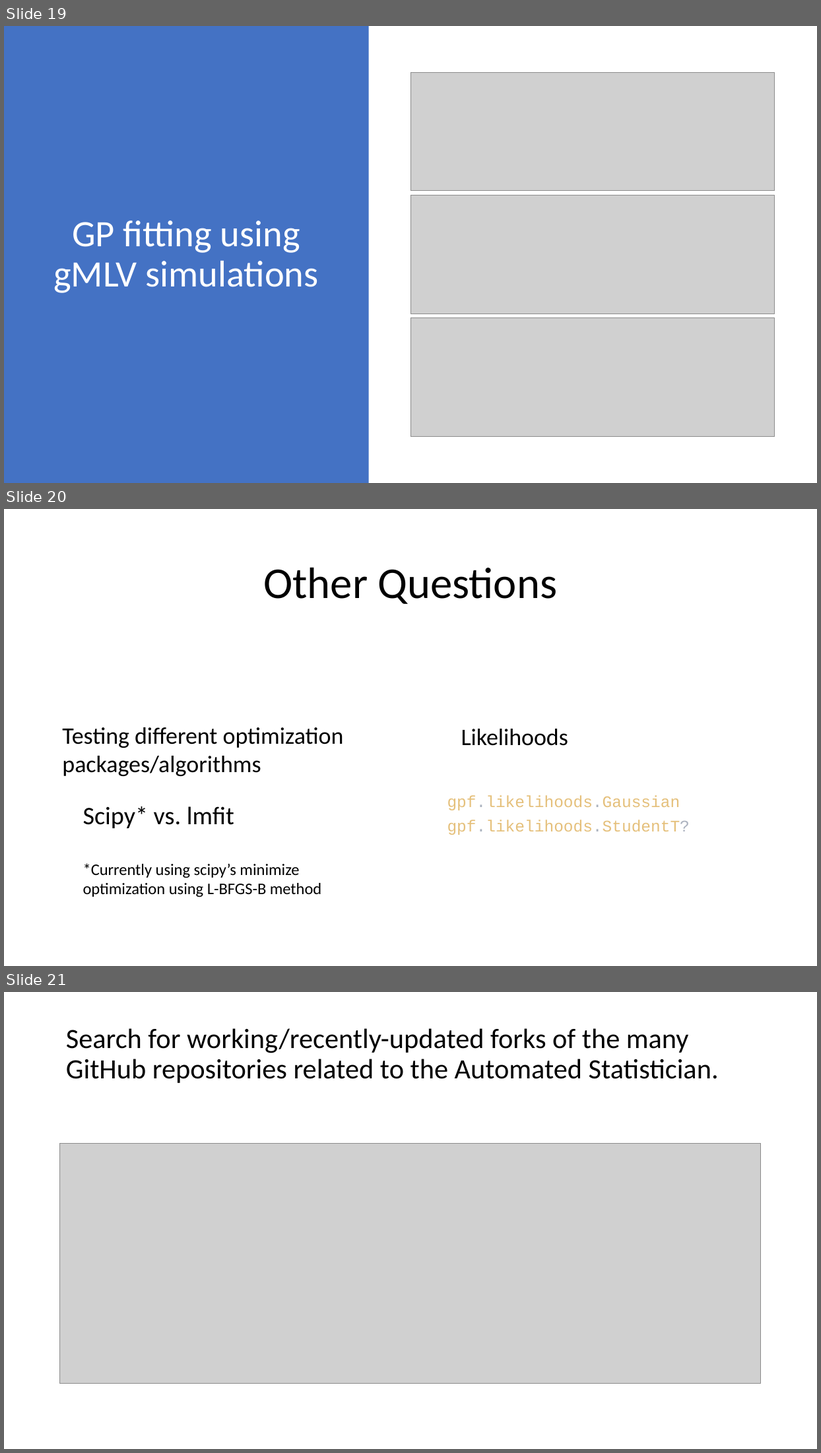
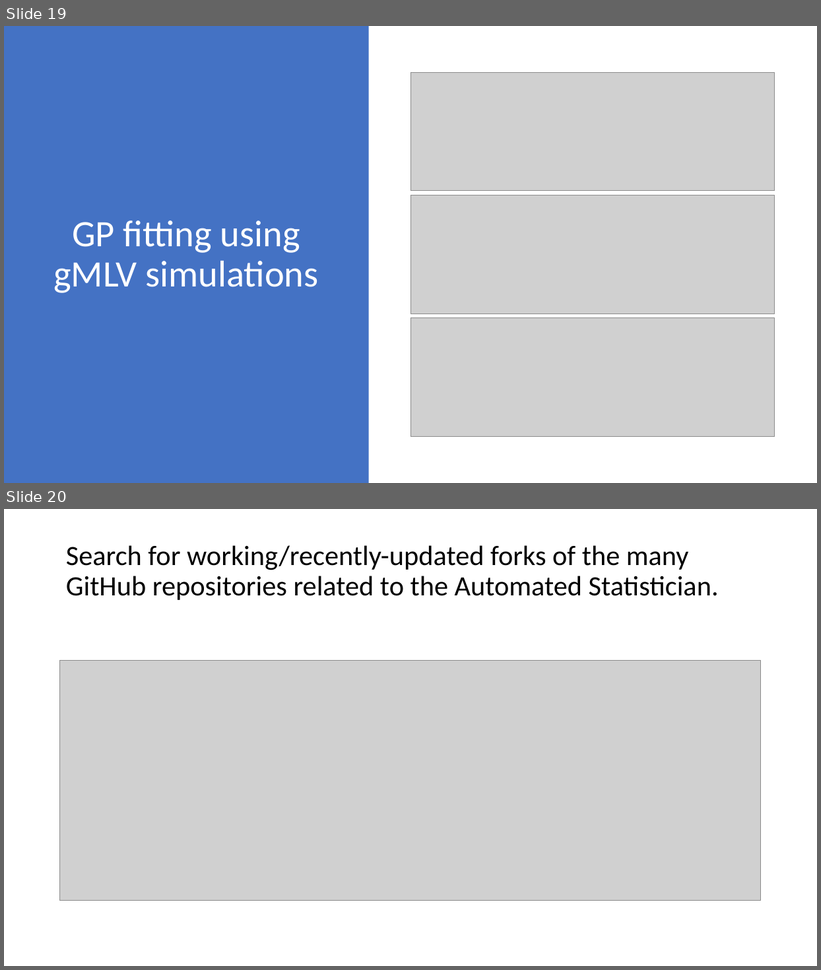
Before and after one commit to Fontanapink/GPs, a slide deck: GPRCommunities.pptx. Shown one above the other, each under a label of ours: slides 19, 20 and 21 before the commit, slides 19 and 20 after it. The pictures are 821x1453 and 821x970 pixels, drawn with LibreOffice and Linux fonts; fonts in the diff are those of the drawing; grey boxes stand for pictures. Boxes give left, top, right and bottom in pixels: in the first picture for what was removed or moved away, otherwise in the second. Text is boxed around its words. In the diff, an @@ line names an element or a change of style, - is before the commit and + after.

```diff
--- a/GPRCommunities.pptx
+++ b/GPRCommunities.pptx
@@ slide 20 removed at [4,509,817,966], background #FFFFFF @@
@@ title removed at [264,567,557,604] @@
-Other Questions
@@ text removed at [62,727,344,776] @@
-Testing different optimization packages/algorithms
@@ text removed at [461,729,568,746] @@
-Likelihoods
@@ text removed at [448,795,690,835] @@
-gpf.likelihoods.Gaussian
-gpf.likelihoods.StudentT?
@@ text removed at [83,807,321,898] @@
-Scipy* vs. lmfit
-*Currently using scipy’s minimize optimization using L-BFGS-B method
@@ what was slide 21 is now slide 20 @@
```
Also in this commit, not shown: 4 other files.
